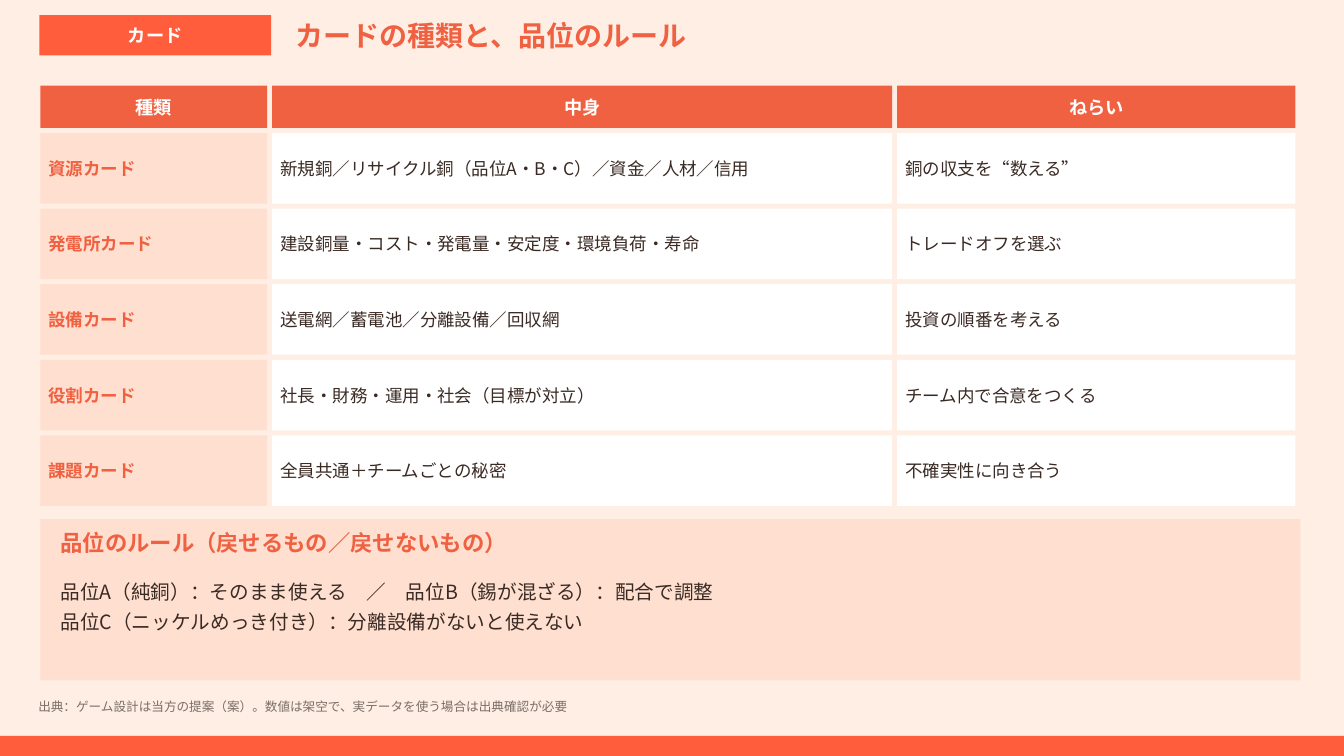
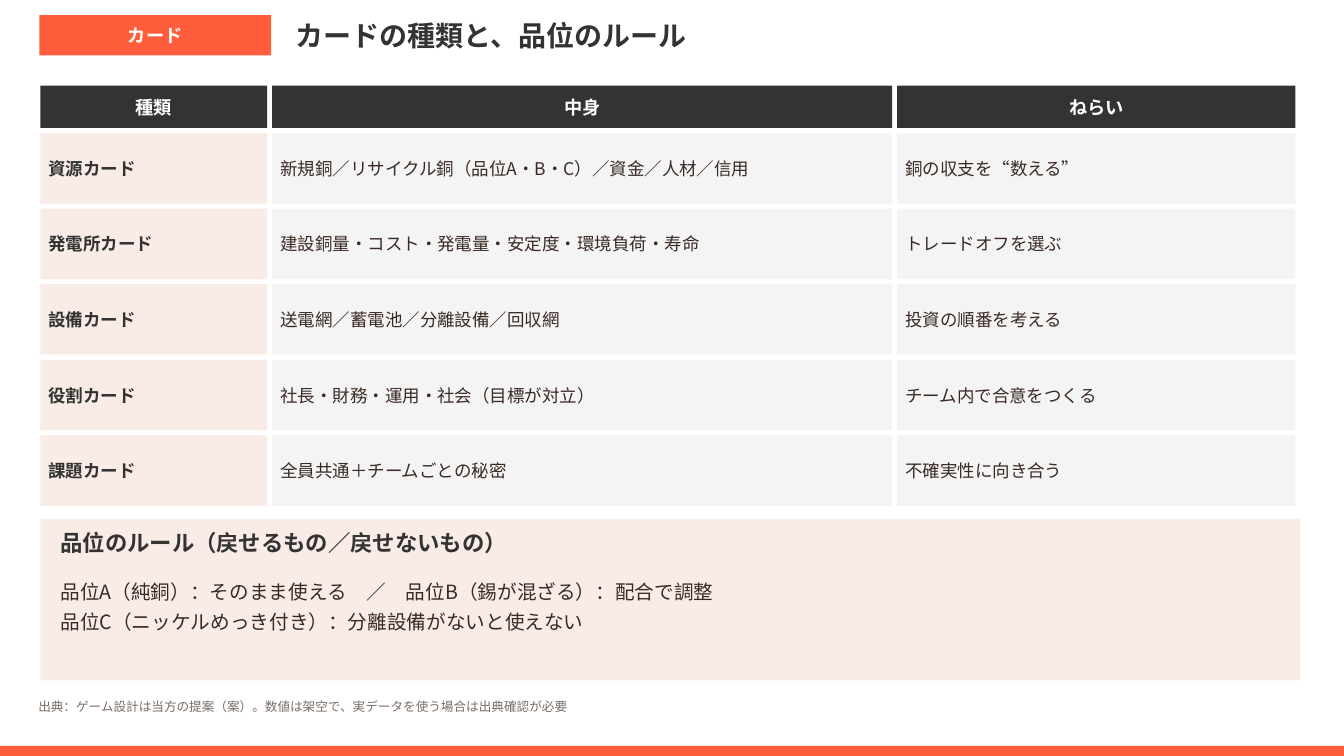
Before and after one commit to tatatatachan/claude, a slide deck: slide 3 of guruguru/guruguru_game_design.pptx. Drawn at 1344x756 pixels with LibreOffice and Linux fonts; fonts in the diff are those of the drawing. Boxes give left, top, right and bottom in pixels: in the first picture for what was removed or moved away, otherwise in the second. Text is boxed around its words. In the diff, an @@ line names an element or a change of style, - is before the commit and + after.

```diff
--- a/guruguru/guruguru_game_design.pptx
+++ b/guruguru/guruguru_game_design.pptx
@@ background #FFEEE4 to #FFFFFF @@
@@ text "カードの種類と、品位のルール" at (295,22,687,49): text colour #F06142 to #333333 @@
@@ fill #F06142 to #333333 in 3 elements at (40,86,267,128), (272,86,892,128), (897,86,1296,128) @@
@@ text colour #F06142 to #333333; fill #FFE0D0 to #F9ECE6 in 5 elements at (40,133,267,204), (40,209,267,279), (40,284,267,355), (40,360,267,431), (40,436,267,506) @@
@@ fill #FFFFFF to #F4F4F4 in 10 elements at (272,133,892,204), (897,133,1296,204), (272,209,892,279), (897,209,1296,279), (272,284,892,355), (897,284,1296,355), (272,360,892,431), (897,360,1296,431), (272,436,892,506), (897,436,1296,506) @@
@@ text "品位のルール（戻せるもの／戻せないもの）" at (60,531,506,553): text colour #F06142 to #333333 @@
@@ rectangle at (40,519,1301,681): fill #FFE0D0 to #F9ECE6 @@
@@ rectangle: place and size @@
-rectangle at (0,736,1344,756)
+rectangle at (0,746,1344,756)
```
Also in this commit, not shown: 6 other slides changed, 5 other files.
